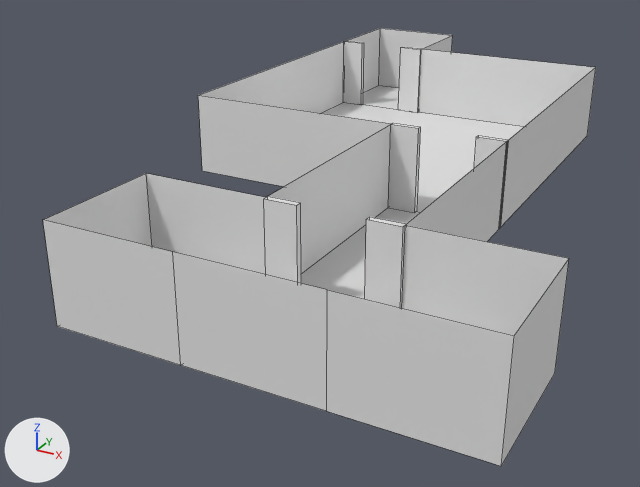
Before and after pictures for a commit that changed the Blender file assets/dungeon.blend.
The view is the same before and after, from a camera (50 mm lens) standing at (13.8, -32.6, 11.3) and looking at (-0.3, -6.8, -1.6). The lights are fixed; the arrows at lower left show +X, +Y and +Z. Mesh edges are drawn as thin lines. The same objects are shown in both versions, whatever each file hides.

The older version as bpy lines, for what is in view:
```python
me_cube_012 = bpy.data.meshes.new('Cube.012')
me_cube_012.from_pydata(...)  # 32 vertices, 21 faces; spans x -2.0..14.0, y -22.0..6.0, z 2.0..5.0
me_cube_012.materials.append(mat_collider)  # white #e7e7e7
# before: 0 (-2.0, -10.0, 2.0) at pixel (202, 170), 1 (-2.0, 2.0, 2.0), 2 (10.0, -10.0, 2.0) at pixel (499, 228), 3 (10.0, 2.0, 2.0) at pixel (587, 135), 4 (2.0, 2.0, 2.0) at pixel (418, 112)
# before: 5 (-2.0, 6.0, 2.0) at pixel (378, 85), 6 (2.0, 6.0, 2.0), 7 (6.0, -10.0, 2.0), 8 (10.0, -22.0, 2.0) at pixel (326, 411), 9 (6.0, -22.0, 2.0) at pixel (180, 365)
# before: 10 (10.0, -18.0, 2.0), 11 (6.0, -18.0, 2.0), 12 (14.0, -22.0, 2.0) at pixel (501, 466), 13 (14.0, -18.0, 2.0) at pixel (554, 373), 14 (2.0, -22.0, 2.0) at pixel (57, 326)
# before: 15 (2.0, -18.0, 2.0), 16 (-2.0, -10.0, 5.0) at pixel (198, 95), 17 (-2.0, 2.0, 5.0) at pixel (344, 41), 18 (10.0, -10.0, 5.0) at pixel (507, 140), 19 (10.0, 2.0, 5.0) at pixel (595, 67)
# before: 20 (2.0, 2.0, 5.0) at pixel (421, 49), 21 (-2.0, 6.0, 5.0) at pixel (380, 28), 22 (2.0, 6.0, 5.0) at pixel (452, 35), 23 (6.0, -10.0, 5.0) at pixel (392, 123), 24 (10.0, -22.0, 5.0) at pixel (327, 289)
# before: 25 (6.0, -22.0, 5.0) at pixel (172, 251), 26 (10.0, -18.0, 5.0) at pixel (405, 225), 27 (6.0, -18.0, 5.0) at pixel (265, 197), 28 (14.0, -22.0, 5.0) at pixel (514, 335), 29 (14.0, -18.0, 5.0) at pixel (569, 258)
# before: 30 (2.0, -22.0, 5.0) at pixel (42, 219), 31 (2.0, -18.0, 5.0) at pixel (146, 173)
me_cube_017 = bpy.data.meshes.new('Cube.017')
me_cube_017.from_pydata(...)  # a box spanning x 0.0..1.0, y -0.1..0.1, z 0.0..3.0; a box spanning x 3.0..4.0, y -0.1..0.1, z 0.0..3.0
ob_archwallblocker_001_colonly = bpy.data.objects.new('ArchWallBlocker.001-colonly', me_cube_017)
ob_archwallblocker_001_colonly.location = (2.0, -6.0, 0.0)
ob_archwallblocker_002_colonly = bpy.data.objects.new('ArchWallBlocker.002-colonly', me_cube_017)
ob_archwallblocker_002_colonly.location = (2.0, -14.0, 0.0)
ob_archwallblocker_colonly = bpy.data.objects.new('ArchWallBlocker-colonly', me_cube_017)
ob_archwallblocker_colonly.location = (-6.0, 6.0, 0.0)
ob_floor_colonly = bpy.data.objects.new('Floor-colonly', me_cube_012)
ob_floor_colonly.location = (-4.0, 4.0, -2.0)
```
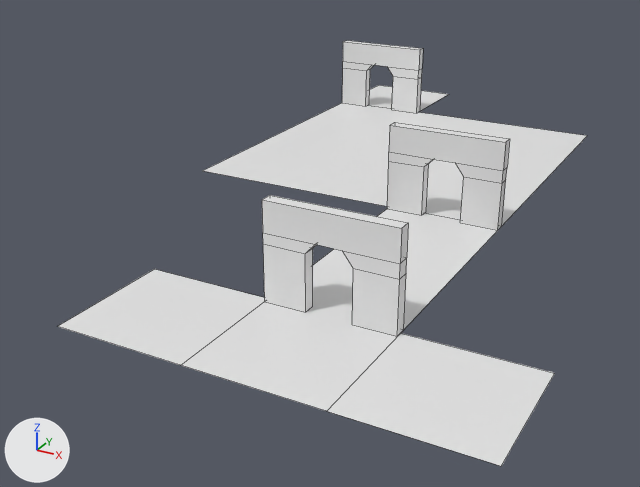
Location of each change, [x1, y1, x2, y2] in pixels of the pictures (640 x 487 px):
'Floor-colonly', reshaped (13% shorter): before [43, 28, 596, 466]; after [58, 85, 587, 466]
'ArchWallBlocker.002-colonly', reshaped: before [264, 196, 407, 308]; after [262, 195, 408, 336]
'ArchWallBlocker.001-colonly', reshaped: before [388, 123, 509, 229]; after [387, 122, 510, 230]
'ArchWallBlocker-colonly', reshaped: before [343, 41, 421, 113]; after [342, 41, 423, 113]
part 1 of me_cube_012, deleted: before [43, 28, 596, 466]
part 2 of me_cube_017, built on: before [264, 41, 509, 308]; after [262, 41, 510, 336]

What the commit changed:
me_cube_012 has 32 vertices, 21 faces and spans x -2.0..14.0, y -22.0..6.0, z 2.0..5.0.
me_cube_012 is used by ob_floor_colonly; location (-4.0, 4.0, -2.0).
Verts and faces of me_cube_012; kept vertices keep their numbers, new ones are numbered from 32.
Part 1, on me_cube_012:
Vertices deleted: 16 to 31 (with the faces that use them).
me_cube_017 is used by ob_archwallblocker_colonly; location (-6.0, 6.0, 0.0).
me_cube_017 had 16 vertices, 12 faces and spanned x 0.0..4.0, y -0.1..0.1, z 0.0..3.0.
me_cube_017 now has 28 vertices, 24 faces and spans x 0.0..4.0, y -0.2..0.2, z 0.0..3.0.
me_cube_017 part 2: the whole mesh is rebuilt.
